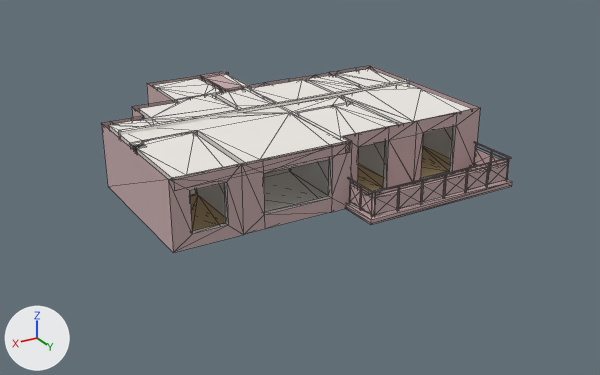
Renders of the OBJ model 10home_walking/model/main.obj from each side of a commit.
Rendered twice from a camera (50 mm lens) standing at (730.0, 1267.0, 574.0) and looking at (13.0, 72.0, -23.0). The lights are fixed; the arrows at lower left show +X, +Y and +Z. Mesh edges are drawn as thin lines. Where no turn or scale is listed for an object, it has been applied to the vertices. Vertices at the same position are counted once.

Before the edit, the objects in view are built like this:
```python
me_main = bpy.data.meshes.new('main')
me_main.from_pydata(...)  # 1014 vertices, 1576 faces; spans x -287.0..325.0, y -255.0..300.0, z -3.0..118.0
# faces by material slot: [584, 37, 40, 903, 12]
me_main.materials.append(mat_墙灰色)  # white #eeeae5
me_main.materials.append(mat_木地板)  # beige #e7c798
me_main.materials.append(mat_地砖)  # white #fef7ee
me_main.materials.append(mat_外墙)  # light grey #c4a9a9
me_main.materials.append(mat_09___default)  # light grey #cacaca
ob_main = bpy.data.objects.new('main', me_main)
ob_main.location = (0.0, 0.0, 0.0)
```
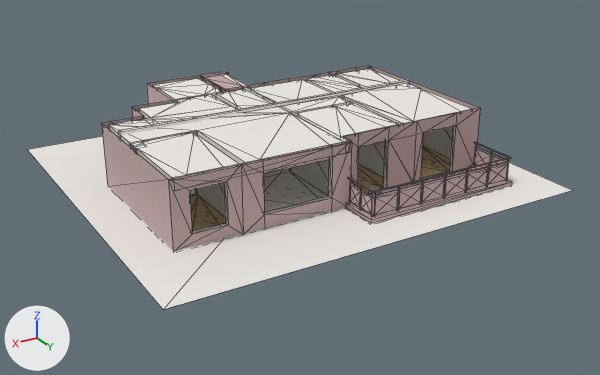
Edits to the bpy script that builds the scene:
```text
Change me_main:
    where me_main.from_pydata(...)  # 1014 vertices, 1576 faces; spans x -287.0..325.0, y -255.0..300.0, z -3.0..118.0
    used by ob_main; location = (0.0, 0.0, 0.0)
    verts and faces of me_main; kept vertices keep their numbers, new ones are numbered from 1014
    me_main part 1
    add verts[1014] = (-360.0, -319.0, 0.0)
    add verts[1015] = (401.0, -319.0, 0.0)  # pixel (27, 149)
    add verts[1016] = (401.0, 372.0, 0.0)  # pixel (163, 309)
    add verts[1017] = (-360.0, 372.0, 0.0)  # pixel (572, 190)
    add faces += [(1014, 1016, 1017), (1014, 1015, 1016)]  # mat_墙灰色 (white #eeeae5)
```

Changed parts and their boxes [x1, y1, x2, y2] in the pictures (600 x 375 px):
'main', reshaped (32% wider, 30% taller)
    before: [101, 66, 512, 253]
    after: [28, 66, 572, 309]
part 1 of me_main, added
    after: [28, 136, 572, 309]
